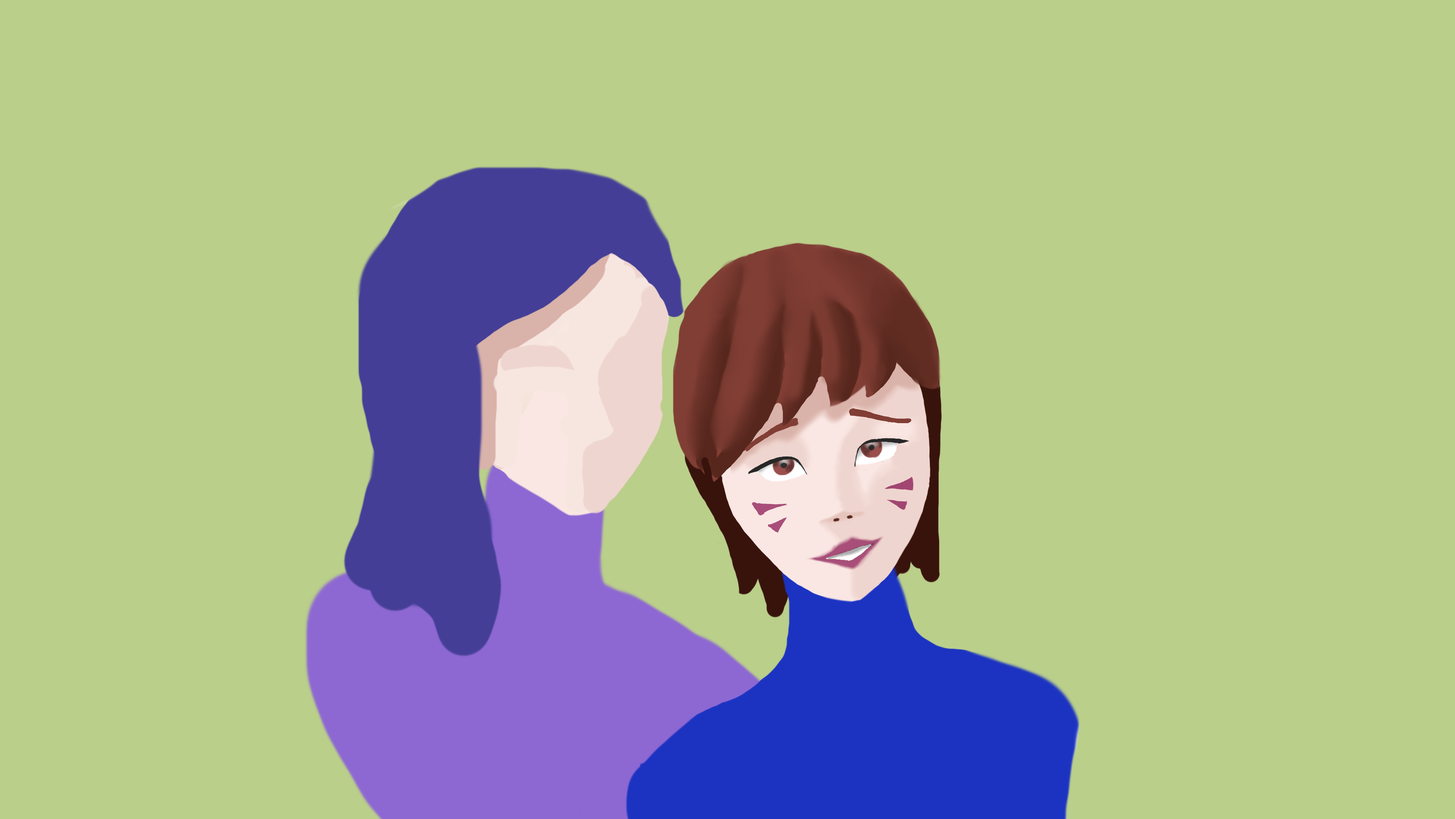
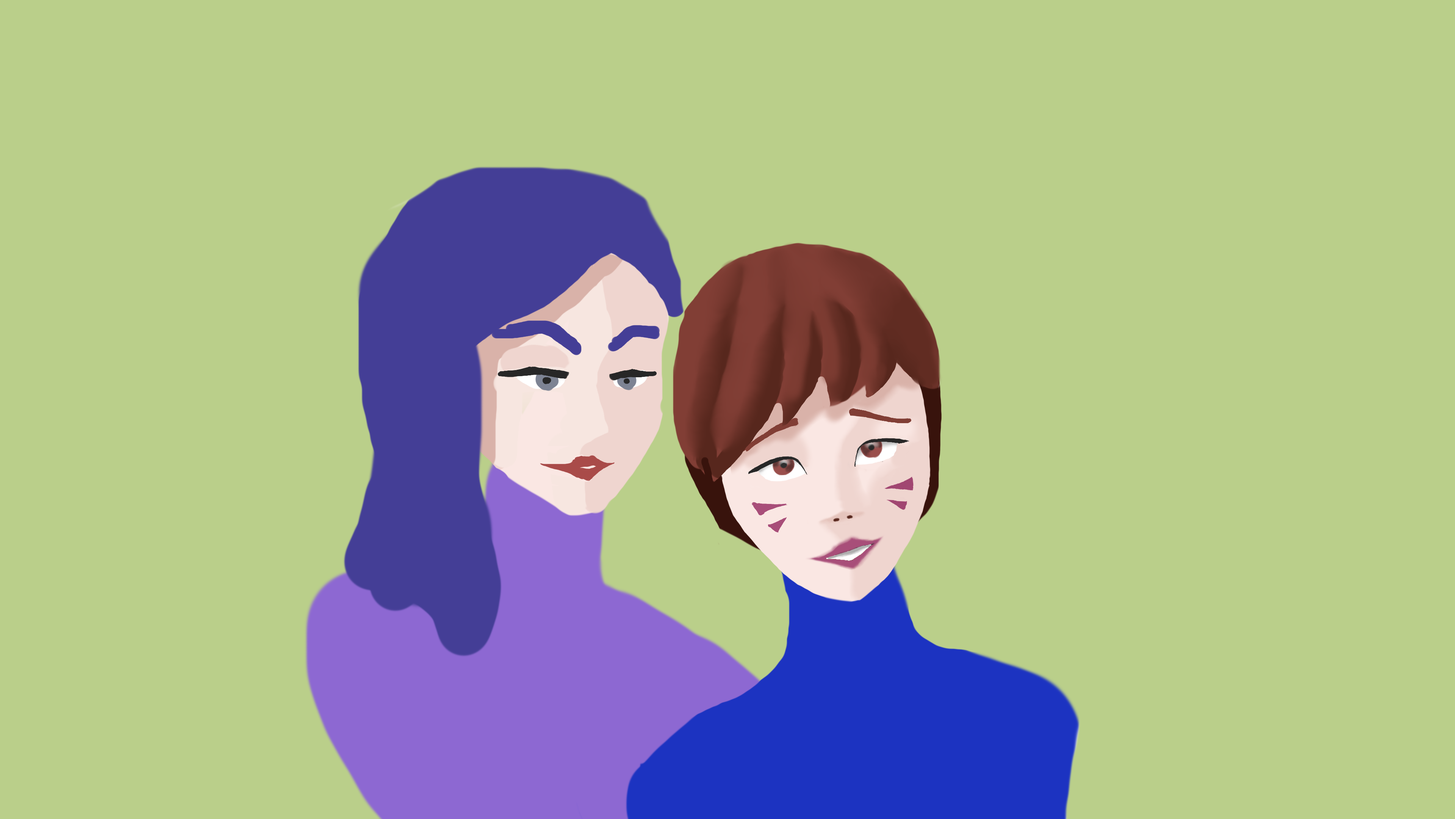
Revision of a layered 1455 × 819 image; what changed, layer by layer:
painted on "Hair" (1st of 2, in "D.va") over [485, 253, 941, 618]
painted on "Eyeballs" (1st of 2, in "D.va") over [540, 412, 940, 510]
painted on "Skin" (1st of 2, in "D.va") over [509, 291, 941, 618]
painted on "Body" (1st of 2, in "D.va") over [478, 253, 941, 618]
painted on "Hair back" over [509, 363, 941, 618]
painted on "Facial" (2nd of 2, in "D.mon") over [478, 315, 661, 510]
added layer "Pupils" (2nd of 2, in "D.mon") in group "D.mon" over [533, 363, 655, 413]
added layer "Eyeballs" (2nd of 2, in "D.mon") in group "D.mon" over [509, 363, 655, 413]
painted on "Hair" (2nd of 2, in "D.mon") over [478, 253, 941, 618]
painted on "Skin" (2nd of 2, in "D.mon") over [478, 253, 941, 618]
painted on "Body" (2nd of 2, in "D.mon") over [478, 412, 941, 618]
painted on "Background" over [478, 253, 941, 618]
